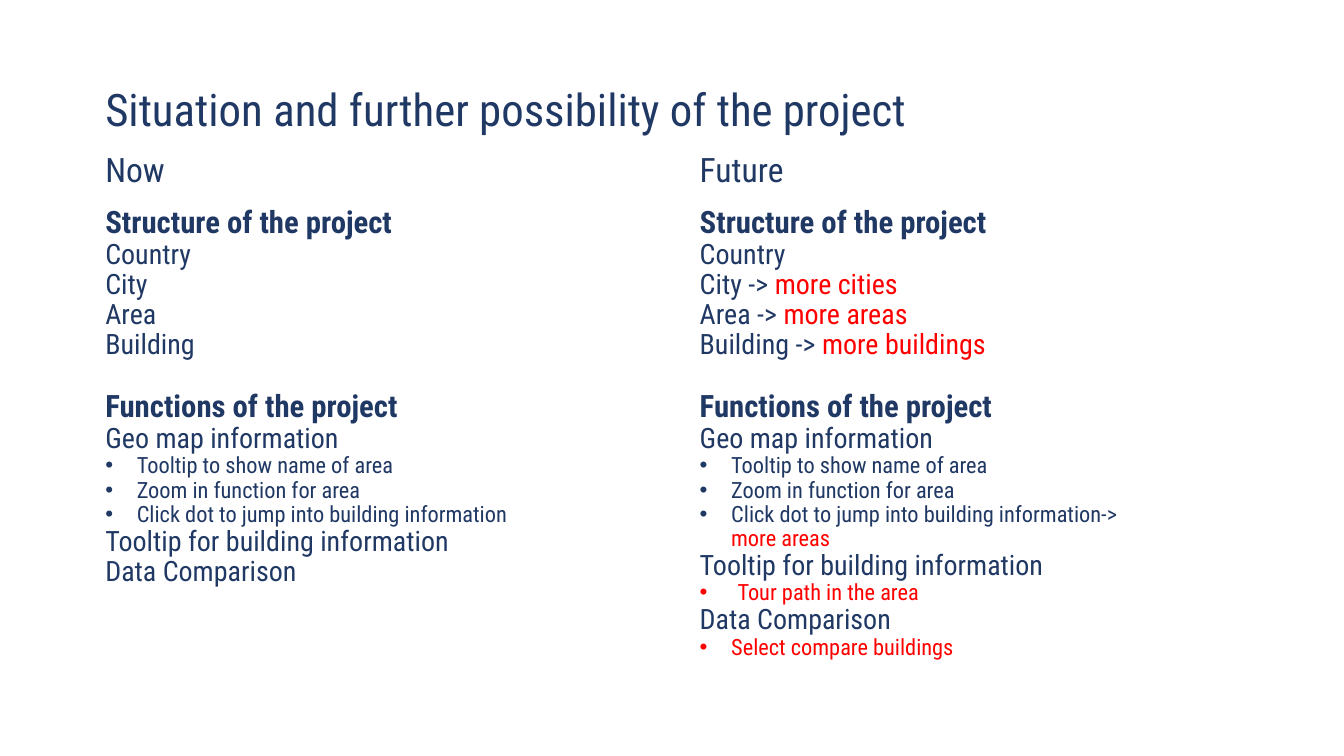
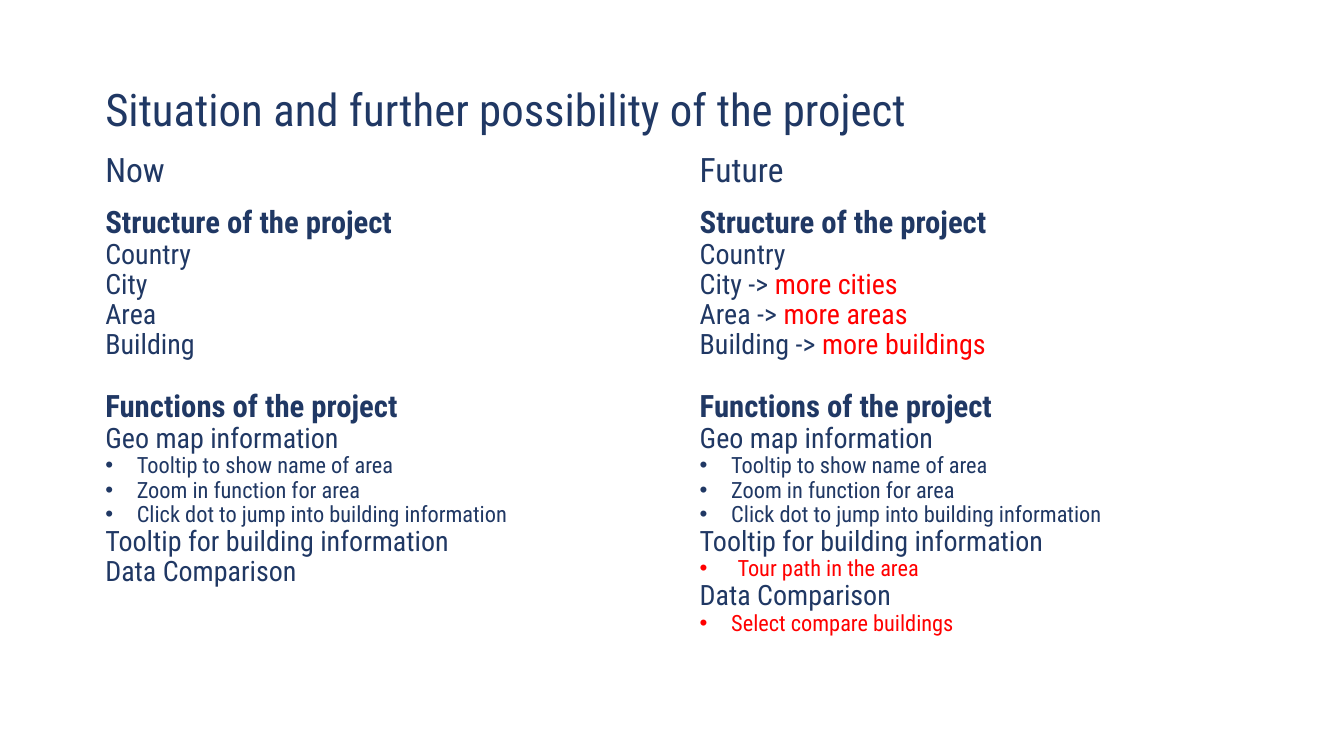
Before and after one commit to VizTechFall2017/week13-YuanhongShi, a slide deck: slide 6 of PS02/Final Project-VisualTech.pptx. Drawn at 1344x756 pixels with LibreOffice and Linux fonts; fonts in the diff are those of the drawing. Boxes give left, top, right and bottom in pixels: in the first picture for what was removed or moved away, otherwise in the second. Text is boxed around its words. In the diff, an @@ line names an element or a change of style, - is before the commit and + after.

```diff
--- a/PS02/Final Project-VisualTech.pptx
+++ b/PS02/Final Project-VisualTech.pptx
@@ text at (731,505,1101,527): text changed @@
-• Click dot to jump into building information-> more areas
+• Click dot to jump into building information
```
Also in this commit, not shown: 1 other slide changed, 2 other files.
